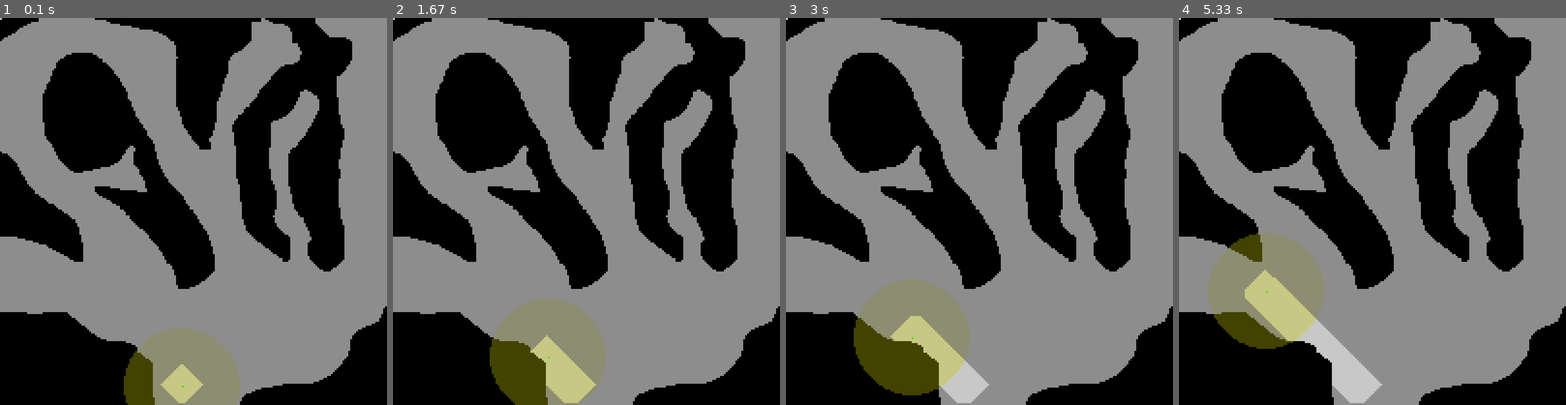
Above: before the commit, frames 1-4 (left to right).
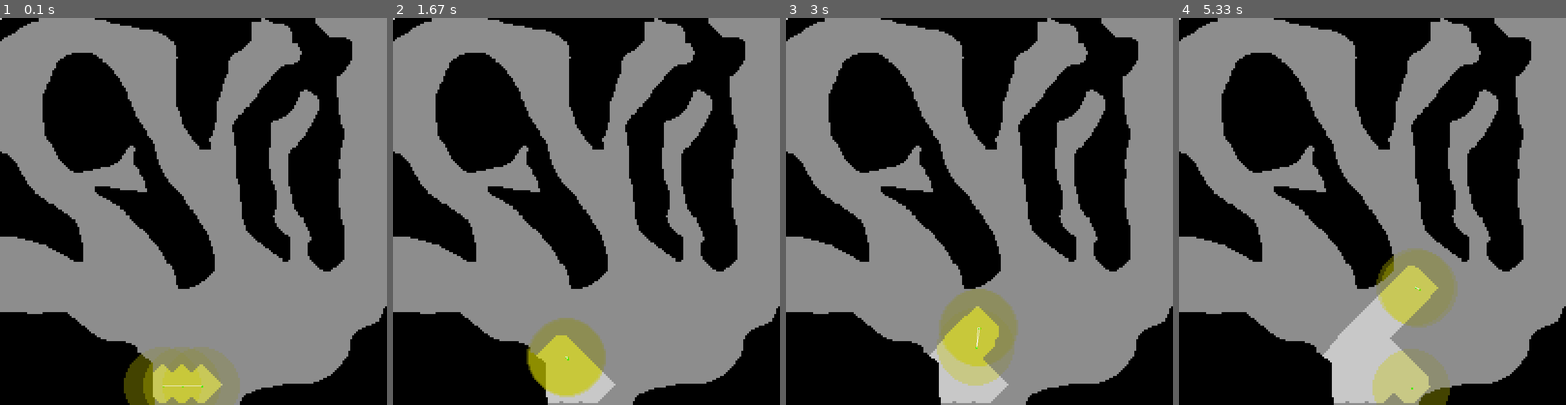
Above: after the commit, the same moments.

Repository: R1leMargoulin/RAPID
Game: pygame game, started from examples/program_examples/simulation_example.py
Same seed, same stepped clock (60 frames per second), same inputs: the game is played once before the commit and once after it.
Inputs:
- Up to frame 1 (0.1 s): no input
- Up to frame 2 (1.67 s): no input
- Up to frame 3 (3 s): no input
- Up to frame 4 (5.33 s): tap Enter every 0.33 s from 3.33 to 5 s

The runs differ from the first frame. In frame 1, 2.8% of the frame differs, in the area x 32-62%, y 80-100%; in frame 2, 6.7%; in frame 3, 9.8%; in frame 4, 15%, in the area x 7-72%, y 55-100%.

Commit message:
collision  between robots

Diff:
--- a/RAPID/Agents.py
+++ b/RAPID/Agents.py
@@ -181,6 +181,7 @@
 
         #detect and handle collisions------------------------------------------------------------------------------------
         #TODO: remake collision
+        #OBSTACLE COLLISION
         for cell_type in filter(lambda k: self.env_ease[k] == 0, self.env_ease): #for all cells type with a traversability ease of 0 (obstacles)
             if cell_type in self.env.cell_feature_groups:
                 #collisions = spritecollide(self, self.env.cell_feature_groups[cell_type], False)
@@ -210,6 +211,7 @@
                     # if ("right" in sides):
                     #     self.transform.x -= 2*max(np.abs(self.speed.x), np.abs(self.speed.y))
                     #     int(self.transform.x)
+
         #-----------------------------------------------------------------------------------------------------------
 
 
@@ -224,12 +226,20 @@
         #energy transition
         self.energy_amount -= energy_consumption
 
-
         self.total_distance_made += distance_made
 
         # update positions of pygame objects
         self.rect.centerx = int(self.transform.x)
         self.rect.centery = int(self.transform.y)
+
+        #AGENTS COLLISION detection :
+        agent_collision = spritecollide(self, self.env.agent_group, False) #TODO wtf ca marche pas
+        #print(agent_collision)
+        if (len(agent_collision)> 1) :
+            self.transform.x = old_tfx
+            self.transform.y = old_tfy
+            self.rect.centerx = int(self.transform.x)
+            self.rect.centery = int(self.transform.y)
 
 
         self.belief_space["robot_informations"].update({ self.robot_id:{"position":(self.transform.x, self.transform.y) …(207 unchanged characters)…
--- a/examples/program_examples/simulation_example.py
+++ b/examples/program_examples/simulation_example.py
@@ -15,10 +15,10 @@
 
 ENV_IMAGE_PATH = "/home/erwan/Documents/RAPID/examples/env_images_example/cave_200_200.png"# CHANGE THE PATH
 
-NB_GROUND_AGENTS = 1
+NB_GROUND_AGENTS = 3
 NB_AERIAL_AGENTS = 2
 
-pos_list = [[95, 190, 0]]
+pos_list = [[85,190,0], [95,190,0], [105,190,0]]
 
 img = Image.open(ENV_IMAGE_PATH)
 
@@ -48,11 +48,11 @@
                                     max_speed=(1,1,0.5), #warning : adapt max speeds if you use aerial or ground robots
                                     behavior_to_use="nearest_frontier",
                                     vision_range=10,
-                                    communication_range=30,
+                                    communication_range=20,
                                     communication_period=10,
                                     energy_amount=1e6 #place a huge amount for no energy limitations
                                 ))
-        env.agents[-1].shape_competence("exploration", 0.5, 1)
+        env.agents[-1].shape_competence("exploration", 1, 1)
 
     # for i in range(NB_AERIAL_AGENTS):
     #     #random init position
